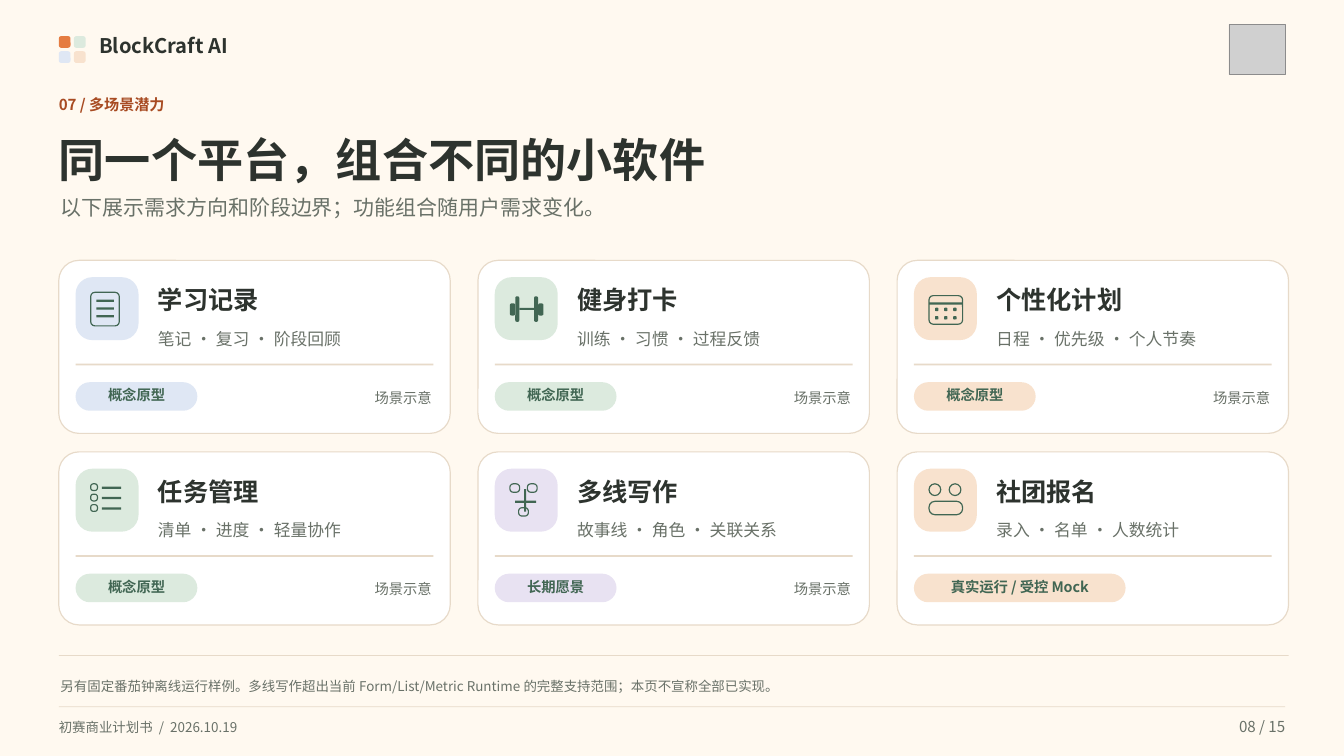
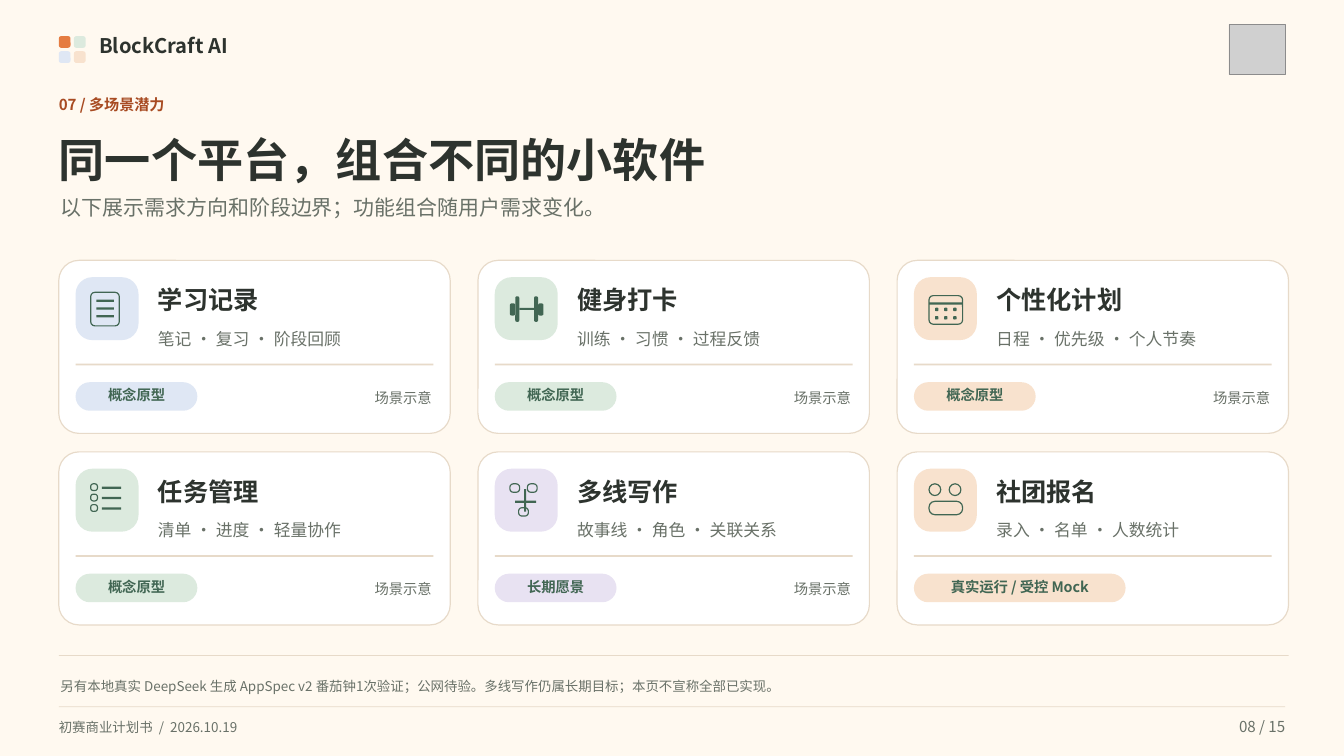
Before and after one commit to Nanmuxxx/BlockCraft-AI, a slide deck: slide 8 of competition-delivery-20261020/bp-reconcile-0128/candidate/BlockCraftAI_BP_Reconciled_Candidate.pptx. Drawn at 1344x756 pixels with LibreOffice and Linux fonts; fonts in the diff are those of the drawing; grey boxes stand for pictures. Boxes give left, top, right and bottom in pixels: in the first picture for what was removed or moved away, otherwise in the second. Text is boxed around its words. In the diff, an @@ line names an element or a change of style, - is before the commit and + after.

Commit message:
docs(bp): reflect one verified local real DeepSeek AppSpec pomodoro run

```diff
--- a/competition-delivery-20261020/bp-reconcile-0128/candidate/BlockCraftAI_BP_Reconciled_Candidate.pptx
+++ b/competition-delivery-20261020/bp-reconcile-0128/candidate/BlockCraftAI_BP_Reconciled_Candidate.pptx
@@ text at bbox=[60, 679, 780, 694]: text changed @@
-另有固定番茄钟离线运行样例。多线写作超出当前 Form/List/Metric Runtime 的完整支持范围；本页不宣称全部已实现。
+另有本地真实 DeepSeek 生成 AppSpec v2 番茄钟1次验证；公网待验。多线写作仍属长期目标；本页不宣称全部已实现。
```
Also in this commit, not shown: 4 other slides changed, 6 other files.
